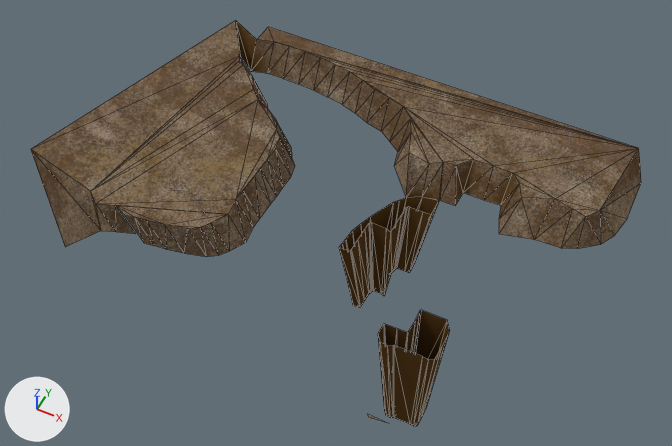
An edit to the OBJ model src/models/suelo_exterior_1/suelo_exterior_1.obj, drawn before and after from the same camera.
Camera for both pictures: a 50 mm camera at (234.0, -1234.0, 1291.0) aimed at (-310.0, -147.0, -69.0). Every picture has the same lights, and +X, +Y and +Z are marked at lower left. Mesh edges are drawn as thin lines. Where no turn or scale is listed for an object, it has been applied to the vertices.

The first picture shows 'suelo_exterior_1'.
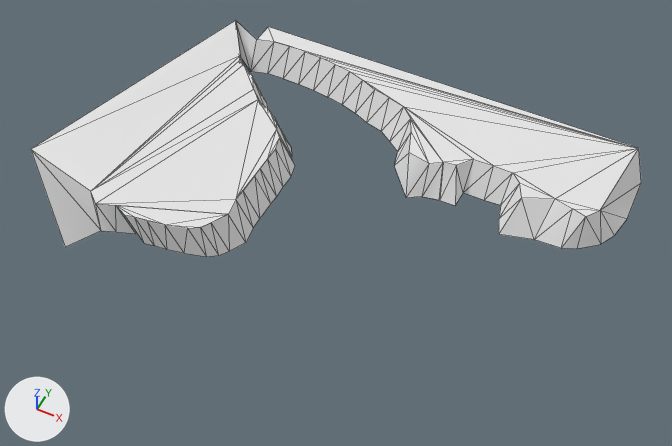
Boxes [x1, y1, x2, y2] around the edits, measured in the pictures (672 x 446 px):
'suelo_exterior_1', reshaped (42% shorter): before [31, 20, 641, 426]; after [31, 20, 641, 257]
part 1 of me_suelo_exterior_1, deleted: before [378, 310, 450, 426]
part 2 of me_suelo_exterior_1, deleted: before [339, 197, 439, 307]
part 3 of me_suelo_exterior_1, recoloured: [31, 20, 641, 257] in both

What changed in the scene script:
```text
Add mat_sueloexterior2:
    mat_sueloexterior2 = principled_material('SueloExterior2')
    mat_sueloexterior2.base_color = (0.8, 0.8, 0.8)  # white #e7e7e7
    mat_sueloexterior2.roughness = 1.0
Change me_suelo_exterior_1:
    used by ob_suelo_exterior_1; location = (0.0, 0.0, 0.0)
    remove me_suelo_exterior_1.from_pydata(...)  # 211 vertices, 295 faces; spans x -856.0..198.0, y -544.0..195.0, z -245.0..78.0
    add me_suelo_exterior_1.from_pydata(...)  # 117 vertices, 163 faces; spans x -856.0..198.0, y -416.0..195.0, z -99.0..78.0
    me_suelo_exterior_1 part 1: the loose piece of 38 vertices spanning x -108.0..-2.0, y -409.0..-315.0, z -245.0..0.0 is deleted
    me_suelo_exterior_1 part 2
    53 vertices are removed from x -251.0..-133.0, y -252.0..-64.0, z -207.0..0.0
    80 faces are deleted
    me_suelo_exterior_1 part 3: 163 faces spanning x -856.0..198.0, y -416.0..195.0, z -99.0..78.0 switch from mat_sueloexterior1 to mat_sueloexterior2 (white #e7e7e7)
```
